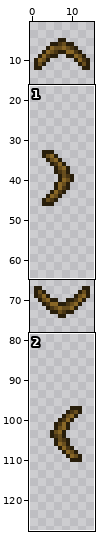
Edited in one commit: sprite sheet (assets/minecraft/textures/cmd/throwables/boomerang_spin.png). Above: a wide view before the commit, with the close-up outlined.
Close-up. As it was:
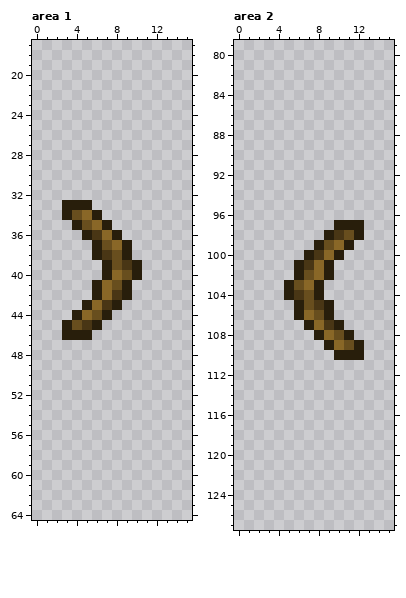
The file is 16x64 pixels. Shown: area 1: x 0..15, y 17..64; area 2: x 0..15, y 79..127. The old version is drawn lined up with the new one. The wide view leaves out empty margins.
Now the later version:
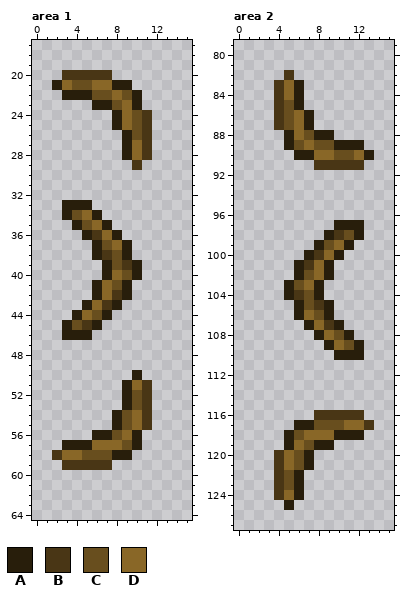
Palette (. is transparent): A #281e0b  B #493615  C #684e1e  D #896727
What changed:
canvas 16x64 -> 16x128; drawings rearranged on the sheet (the old picture shows each at its new place)
Area 1:
y 20: x 3..7 ..... -> BBBBB
y 21: x 2..9 ........ -> ADCCDDAA
y 22: x 3..10 ........ -> AAACCDCA
y 23: x 6..10 ..... -> AACDA
y 24..25: x 8..11 .... -> ADCB
y 26: x 9..11 ... -> ACB
y 27..28: x 9..11 ... -> ADB
y 29: x 10 . -> B
y 50: x 10 . -> A
y 51: x 9..11 ... -> ADB
y 52..53: x 9..11 ... -> ACB
y 54..55: x 8..11 .... -> ACDB
y 56: x 6..10 ..... -> AACDA
y 57: x 3..10 ........ -> AAADDDCA
y 58: x 2..9 ........ -> BDDCCCAA
y 59: x 3..7 ..... -> BBBBB
Area 2:
y 82: x 5 . -> B
y 83..84: x 4..6 ... -> BDA
y 85: x 4..6 ... -> BCA
y 86..87: x 4..7 .... -> BCDA
y 88: x 5..9 ..... -> ADCAA
y 89: x 5..12 ........ -> ACDCCAAA
y 90: x 6..13 ........ -> AADDCCDA
y 91: x 8..12 ..... -> BBBBB
y 116: x 8..12 ..... -> BBBBB
y 117: x 6..13 ........ -> AACCCDDB
y 118: x 5..12 ........ -> ACDDDAAA
y 119: x 5..9 ..... -> ADCAA
y 120..121: x 4..7 .... -> BDCA
y 122..123: x 4..6 ... -> BCA
y 124: x 4..6 ... -> BDA
y 125: x 5 . -> A
Boxes around the changes in both close-ups, in picture pixels (x1, y1, x2, y2):
added: (52, 70, 152, 170)
added: (52, 370, 152, 470)
added: (274, 70, 374, 170)
added: (274, 410, 374, 510)
